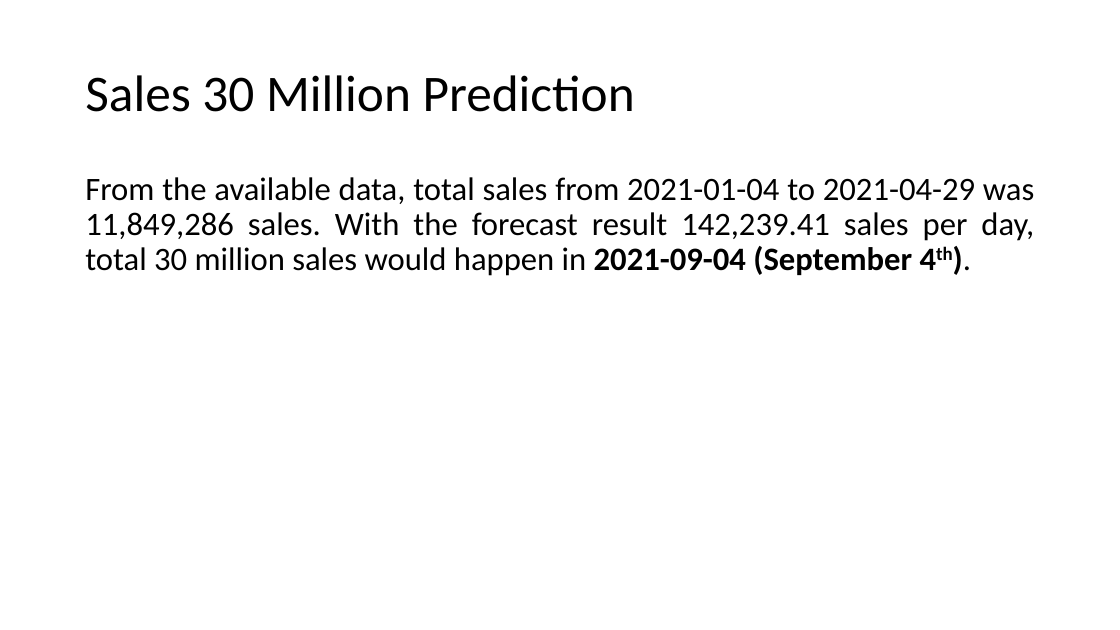
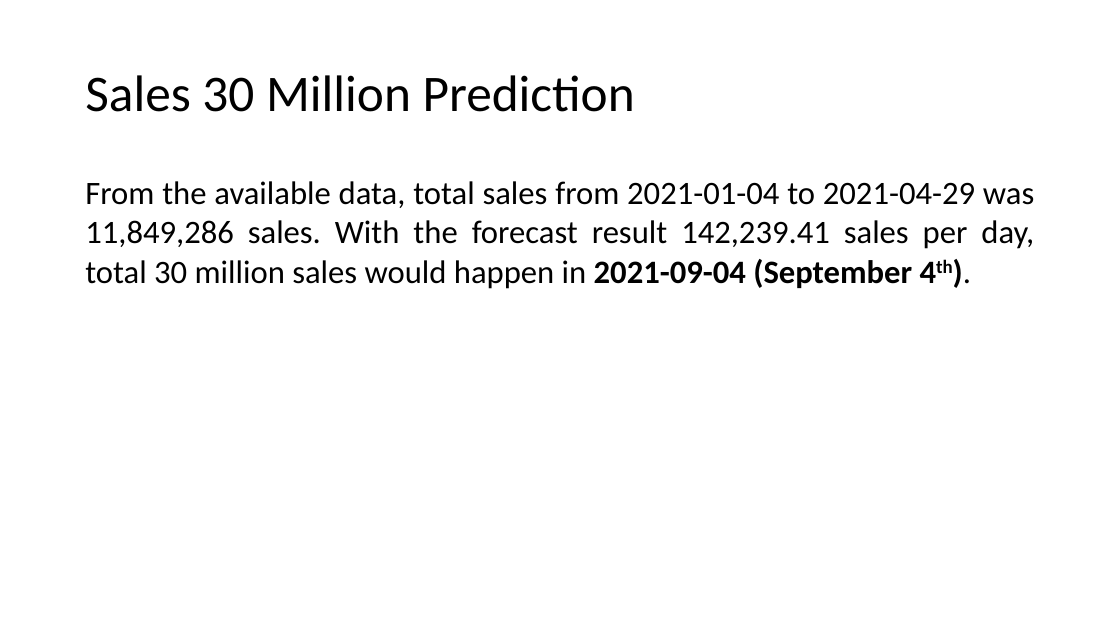
Before and after one commit to jafar-shodiq/complete-proj, a slide deck: slide 14 of 2021/07/apply/ilmuone-data/ppt.pptx. Drawn at 1120x630 pixels with LibreOffice and Linux fonts; fonts in the diff are those of the drawing. Boxes give left, top, right and bottom in pixels: in the first picture for what was removed or moved away, otherwise in the second. Text is boxed around its words. In the diff, an @@ line names an element or a change of style, - is before the commit and + after.

```diff
--- a/2021/07/apply/ilmuone-data/ppt.pptx
+++ b/2021/07/apply/ilmuone-data/ppt.pptx
@@ text "From the available data, total ..." at <box>85,181,1034,289</box>: line spacing 0.9 to 1; less space between paragraphs @@
```
Also in this commit, not shown: 4 other slides changed, 5 slides added, 1 slide removed, 9 other files.
